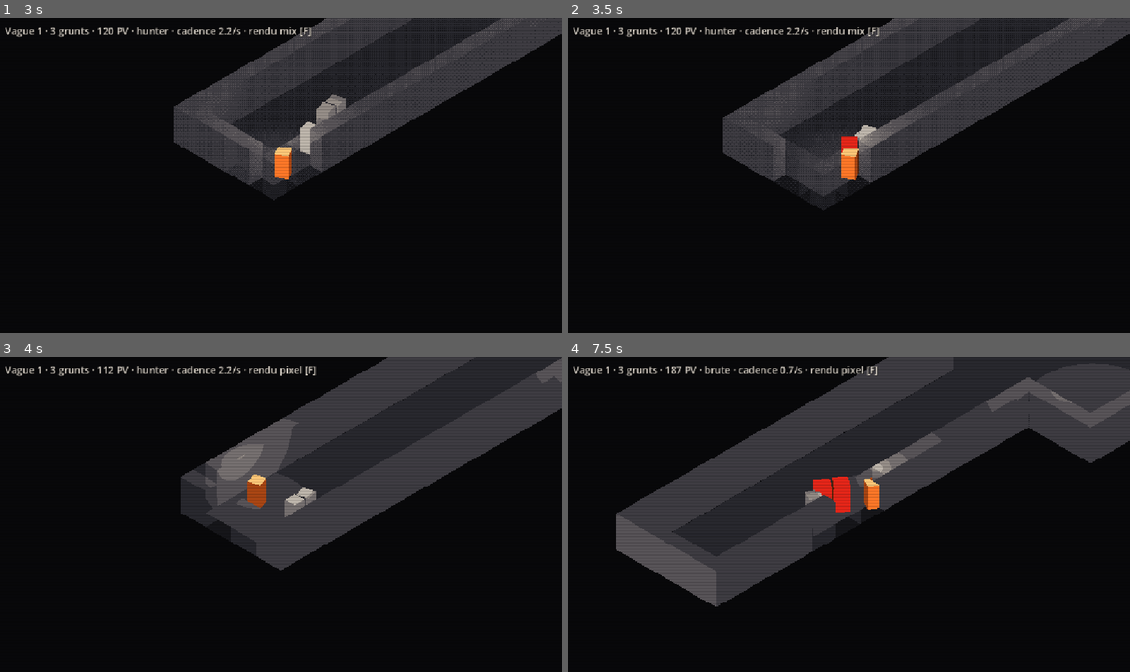
Above: before the commit, frames 1-4 (two rows, left to right).
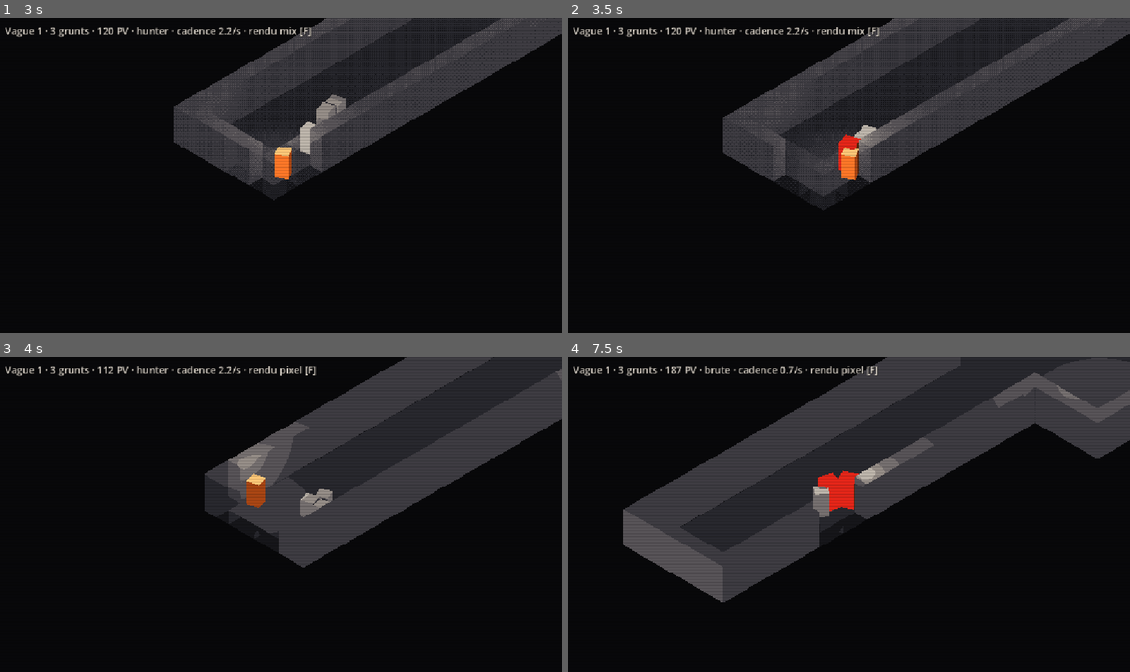
Above: after the commit, the same moments.

Repository: lelabodetho/strate
Game: Godot game, scene res://scenes/test/render_test.tscn
The game is run twice, just before and just after one commit, with the same random seed, the same clock (stepped at 60 frames per second) and the same inputs.
Inputs (mouse positions are in pixels of both pictures, inside the frame that each line leads up to):
- Up to frame 1 (3 s): tap Enter at 0.5 s; move the mouse to (404, 159) at 0.52 s; press the mouse at (404, 159) at 0.53 s; hold D (move_right) 0.53-1.28 s; tap Space (dash) at 0.8, 1.35, 2.3, 2.85 s; move the mouse to (168, 191) at 1.27 s; release the mouse at (168, 191) at 1.28 s; hold S (move_down) 1.28-2.03 s; click (168, 191) at 1.55 s; move the mouse to (337, 106) at 2.02 s; press the mouse at (337, 106) at 2.03 s; hold D (move_right) 2.03-2.78 s; move the mouse to (252, 238) at 2.77 s; release the mouse at (252, 238) at 2.78 s; hold W (move_up) from 2.78 s (still down)
- Up to frame 2 (3.5 s): keep holding W (move_up); click (820, 238) at 3.05 s
- Up to frame 3 (4 s): move the mouse to (449, 561) at 3.52 s; release W (move_up) at 3.53 s; hold A (move_left) from 3.53 s (still down); tap F at 3.6 s; tap Space (dash) at 3.8 s
- Up to frame 4 (7.5 s): move the mouse to (680, 467) at 4.27 s; tap R at 4.35 s; click (680, 467) at 4.55 s; move the mouse to (877, 514) at 5.02 s; release A (move_left) at 5.03 s; hold S (move_down) 5.03-5.78 s; tap N at 5.1 s; tap Space (dash) at 5.3, 6.8 s; move the mouse to (764, 435) at 5.77 s; hold D (move_right) 5.78-6.53 s; tap 0 at 5.85 s; click (764, 435) at 6.05 s; move the mouse to (972, 498) at 6.52 s; hold W (move_up) 6.53-7.28 s; tap 1 at 6.6 s; move the mouse to (736, 530) at 7.27 s; hold D (move_right) from 7.28 s (still down); tap 2 at 7.35 s

Frame 1 is identical in both runs. In frame 2, less than 0.1% of the frame differs, in the area x 48-53%, y 36-49%; in frame 3, 6.0%, in the area x 32-100%, y 0-68%; in frame 4, 3.2%.

Commit message:
Turn rate and attack commitment: shielded elites expose their back
A grunt's facing no longer snaps to the player: it rotates toward the
desired direction at grunt_turn_rate (720 deg/s, 12 degrees a tick) while
idle, chasing or returning, and a shielded elite at elite_shield_turn_rate
(150 deg/s). During windup and recover the facing is frozen (attack
commitment; the windup hit still uses it). Dashing through a shielded elite
while it winds up puts the player behind it, and the shot during recover
lands in full. 13 new headless checks (192 total), existing suite green with
the defaults.

Co-Authored-By: Claude Fable 5.1 <noreply@anthropic.com>

Diff:
--- a/src/sim/tuning.gd
+++ b/src/sim/tuning.gd
@@ -30,6 +30,8 @@
 	["grunt_windup", 0.05, 2.0, 0.01],
 	["grunt_recover", 0.0, 3.0, 0.05],
 	["grunt_aggro", 1.0, 40.0, 1.0],
+	["grunt_turn_rate", 60.0, 1080.0, 30.0],
+	["elite_shield_turn_rate", 30.0, 720.0, 10.0],
 	["aggro_share_radius", 0.0, 10.0, 0.5],
 	["aggro_drop_mult", 1.0, 4.0, 0.1],
 	["provoke_time", 0.0, 15.0, 0.5],
@@ -80,6 +82,8 @@
 var grunt_windup := 0.4
 var grunt_recover := 0.7
 var grunt_aggro := 30.0
+var grunt_turn_rate := 720.0   # deg/s the facing may rotate while idle, chasing or returning (≈ a snap)
+var elite_shield_turn_rate := 150.0  # a shielded elite turns this slowly instead: dash past it to reach its back
 var aggro_share_radius := 4.0  # a waking grunt wakes idle grunts within this distance
 var aggro_drop_mult := 1.8     # a chasing grunt farther than grunt_aggro * this gives up and walks home
 var provoke_time := 4.0        # a hit grunt ignores the leash for this long, re-armed on every hit
--- a/src/sim/world.gd
+++ b/src/sim/world.gd
@@ -537,10 +537,17 @@
 			if g.state_t <= 0.0:
 				g.state = &"chase"
 
+	# Facing: turns toward the player (or the way home) at a bounded rate; frozen during windup
+	# and recover (attack commitment), so a dash through a shielded elite exposes its back.
+	var desired := g.facing
 	if g.state == &"return" and g.vel != Vector2.ZERO:
-		g.facing = g.vel.normalized()
+		desired = g.vel.normalized()
 	elif dist > 0.05:
-		g.facing = to_p / dist
+		desired = to_p / dist
+	if g.state != &"windup" and g.state != &"recover":
+		var rate := deg_to_rad(tuning.elite_shield_turn_rate if g.has_affix(&"shielded") else tuning.grunt_turn_rate)
+		var turn := clampf(g.facing.angle_to(desired), -rate * dt, rate * dt)
+		g.facing = g.facing.rotated(turn).normalized()
 	if g.vel != Vector2.ZERO:
 		g.pos = level.resolve_circle(g.pos + g.vel * dt, g.radius)
 
--- a/tools/sim_test.gd
+++ b/tools/sim_test.gd
@@ -39,6 +39,9 @@
 	test_fast()
 	test_elite_drop()
 	test_wave_pacing()
+	test_turn_rate()
+	test_attack_commitment()
+	test_shield_window()
 	print("[sim_test] ", "OK" if failures == 0 else "FAILED (%d)" % failures)
 	quit(1 if failures > 0 else 0)
 
@@ -891,3 +894,84 @@
 	# Defaults: the old constants, wave 6 capped at 12, 2 s delay.
 	var w5 := SimWorld.new(1)
 	check(w5.tuning.wave_delay == 2.0 and w5.tuning.wave_cap == 12.0 and w5.tuning.pack_spacing == 0.0 and w5.tuning.elite_every == 1.0, "defaults unchanged")
+
+func _angle_to_player(w: SimWorld, g: SimEntity) -> float:
+	return rad_to_deg(absf(g.facing.angle_to((w.player().pos - g.pos).normalized())))
+
+func test_turn_rate() -> void:
+	# 720 deg/s: a 20-degree offset is closed within 2 ticks (12 degrees per tick).
+	var w := SimWorld.new(1)
+	w.spawn(&"player", Vector2(sin(deg_to_rad(20.0)) * 10.0, cos(deg_to_rad(20.0)) * 10.0))
+	var g := w.spawn(&"grunt", Vector2(0, 0))   # facing DOWN (0, 1)
+	run(w, 2.0 * DT, cmd())
+	check(_angle_to_player(w, g) < 1.0, "720 deg/s: faces the player within 2 ticks (%.1f deg off)" % _angle_to_player(w, g))
+	# 90 deg/s: a 180-degree turn takes about 2 s.
+	var w2 := SimWorld.new(1)
+	w2.tuning.grunt_turn_rate = 90.0
+	w2.spawn(&"player", Vector2(0, -10))
+	var g2 := w2.spawn(&"grunt", Vector2(0, 0))   # facing DOWN, player straight behind
+	run(w2, 1.0, cmd())
+	var mid := _angle_to_player(w2, g2)
+	check(absf(mid - 90.0) < 3.0, "90 deg/s: 90 degrees left after 1 s (%.1f)" % mid)
+	run(w2, 0.9, cmd())
+	check(_angle_to_player(w2, g2) > 5.0, "not yet aligned at 1.9 s (%.1f deg)" % _angle_to_player(w2, g2))
+	run(w2, 0.2, cmd())
+	check(_angle_to_player(w2, g2) < 1.0, "aligned after ~2 s (%.1f deg)" % _angle_to_player(w2, g2))
+
+func _reach_windup(w: SimWorld, g: SimEntity) -> bool:
+	var guard := 0
+	while g.state != &"windup" and guard < 600:
+		w.step(DT, cmd())
+		guard += 1
+	return g.state == &"windup"
+
+func test_attack_commitment() -> void:
+	var w := SimWorld.new(1)
+	var p := w.spawn(&"player", Vector2(0, 9))
+	var g := w.spawn(&"grunt", Vector2(0, 7.8))
+	check(_reach_windup(w, g), "grunt winds up at contact")
+	var frozen := g.facing
+	# Strafe 90 degrees around the grunt while it winds up and recovers.
+	p.pos = g.pos + Vector2(1.2, 0)
+	run(w, w.tuning.grunt_windup * 0.5, cmd())
+	check(g.state == &"windup" and g.facing == frozen, "windup: facing frozen while the player strafes (%.2f deg)" % _angle_to_player(w, g))
+	run(w, w.tuning.grunt_windup * 0.5 + 0.1, cmd())
+	check(g.state == &"recover" and g.facing == frozen, "recover: still frozen")
+	run(w, w.tuning.grunt_recover + 0.2, cmd())
+	check(g.state != &"recover" and _angle_to_player(w, g) < 1.0, "after recover it turns to the player again (%.1f deg)" % _angle_to_player(w, g))
+
+func test_shield_window() -> void:
+	# Shielded elite at contact, facing the player. Dash through to its back while it winds up,
+	# shoot it in the back during recover: full damage, no "blocked".
+	var w := SimWorld.new(1)
+	var p := w.spawn(&"player", Vector2(0, 9))
+	var e := w.spawn_elite(Vector2(0, 7.8), [&"shielded"])   # facing DOWN = toward the player
+	check(_reach_windup(w, e), "shielded elite winds up at contact")
+	var facing_at_windup := e.facing
+	w.step(DT, cmd(Vector2(0, -1), Vector2(0, -20), false, true))   # dash north, through it
+	run(w, w.tuning.dash_time, cmd(Vector2(0, -1)))
+	check(p.pos.y < e.pos.y - 1.0 and e.facing == facing_at_windup, "dashed through: player behind (z=%.1f vs %.1f), elite still facing south" % [p.pos.y, e.pos.y])
+	# Shoot back at it (aim south) while it recovers.
+	var hp0 := e.hp
+	var blocked := []
+	var hits := []
+	var guard := 0
+	while hits.is_empty() and guard < 60:
+		w.step(DT, cmd(Vector2.ZERO, Vector2(0, 20), true))
+		for ev in w.events:
+			if ev.type == "blocked" and ev.target == e.id:
+				blocked.append(ev)
+			if ev.type == "hit" and ev.target == e.id:
+				hits.append(ev)
+		guard += 1
+	check(hits.size() == 1 and e.state == &"recover", "the shot lands during recover (state=%s)" % e.state)
+	check(blocked.is_empty() and is_equal_approx(hp0 - e.hp, w.player_stats.value("proj_damage")), "shot in the back: full damage (%.1f), no blocked event" % (hp0 - e.hp))
+	# Control: the same shot from the front is blocked.
+	var w2 := SimWorld.new(1)
+	w2.spawn(&"player", Vector2(0, 9))
+	var e2 := w2.spawn_elite(Vector2(0, 4), [&"shielded"])
+	e2.state = &"recover"
+	e2.state_t = 100.0
+	var hp2 := e2.hp
+	var blocked2 := _events_of(w2, "blocked", 0.6, cmd(Vector2.ZERO, Vector2(0, -20), true))
+	check(blocked2.size() >= 1 and hp2 - e2.hp < w2.player_stats.value("proj_damage"), "control: frontal shots are blocked")
